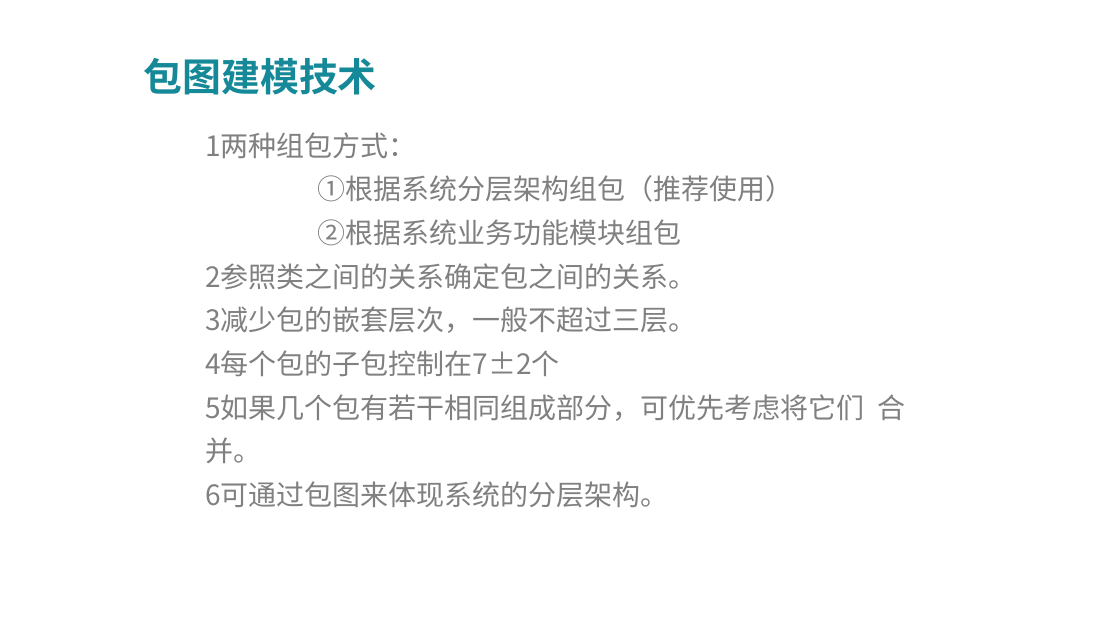
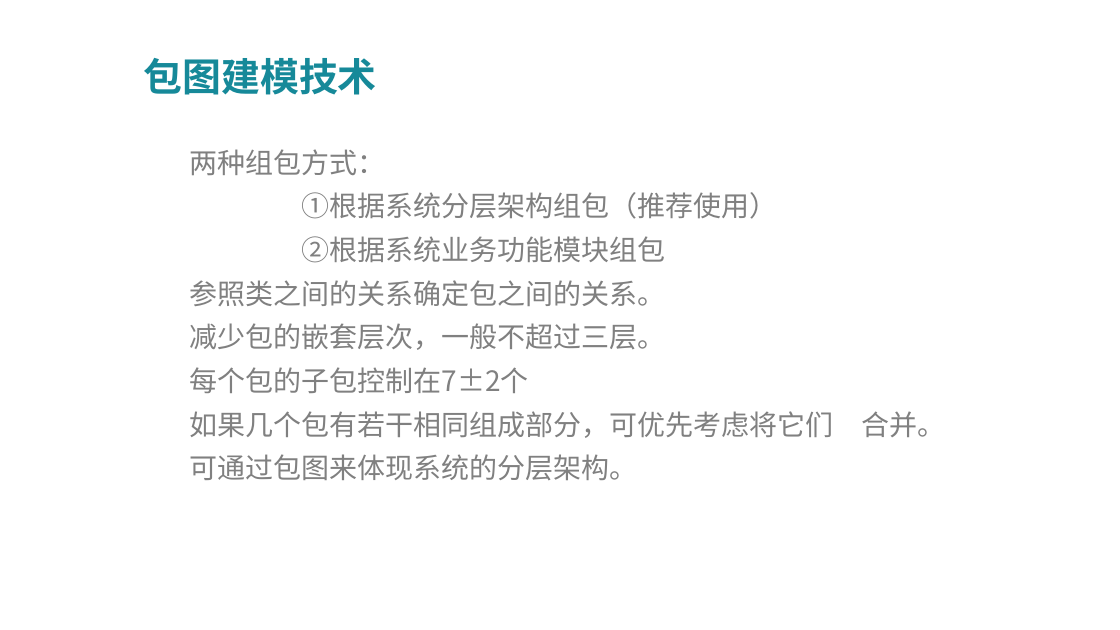
Before and after one commit to PRD2018-G03/PRD2018-G03-SoftwareEngineeringProject, a slide deck: slide 39 of PPT模板及制作/UML基础III翻转PPT.pptx (slide 28 before the commit). Drawn at 1120x630 pixels with LibreOffice and Linux fonts; fonts in the diff are those of the drawing; background and template pictures are left out. Boxes give left, top, right and bottom in pixels: in the first picture for what was removed or moved away, otherwise in the second. Text is boxed around its words. In the diff, an @@ line names an element or a change of style, - is before the commit and + after.

```diff
--- a/PPT模板及制作/UML基础III翻转PPT.pptx
+++ b/PPT模板及制作/UML基础III翻转PPT.pptx
@@ text "两种组包方式：": place and size @@
-text "两种组包方式：" at (205, 132, 905, 507)
+text "两种组包方式：" at (190, 149, 834, 480)
@@ text at (190, 149, 386, 175): text changed @@
-  1两种组包方式：
+  两种组包方式：
@@ text at (190, 280, 834, 480): text changed @@
-  2参照类之间的关系确定包之间的关系。
-  3减少包的嵌套层次，一般不超过三层。
-  4每个包的子包控制在7±2个
-  5如果几个包有若干相同组成部分，可优先考虑将它们 合并。
-  6可通过包图来体现系统的分层架构。
+  参照类之间的关系确定包之间的关系。
+  减少包的嵌套层次，一般不超过三层。
+  每个包的子包控制在7±2个
+  如果几个包有若干相同组成部分，可优先考虑将它们 合并。
+  可通过包图来体现系统的分层架构。
```
Also in this commit, not shown: 20 other slides changed, 15 slides added, 1 slide removed.
